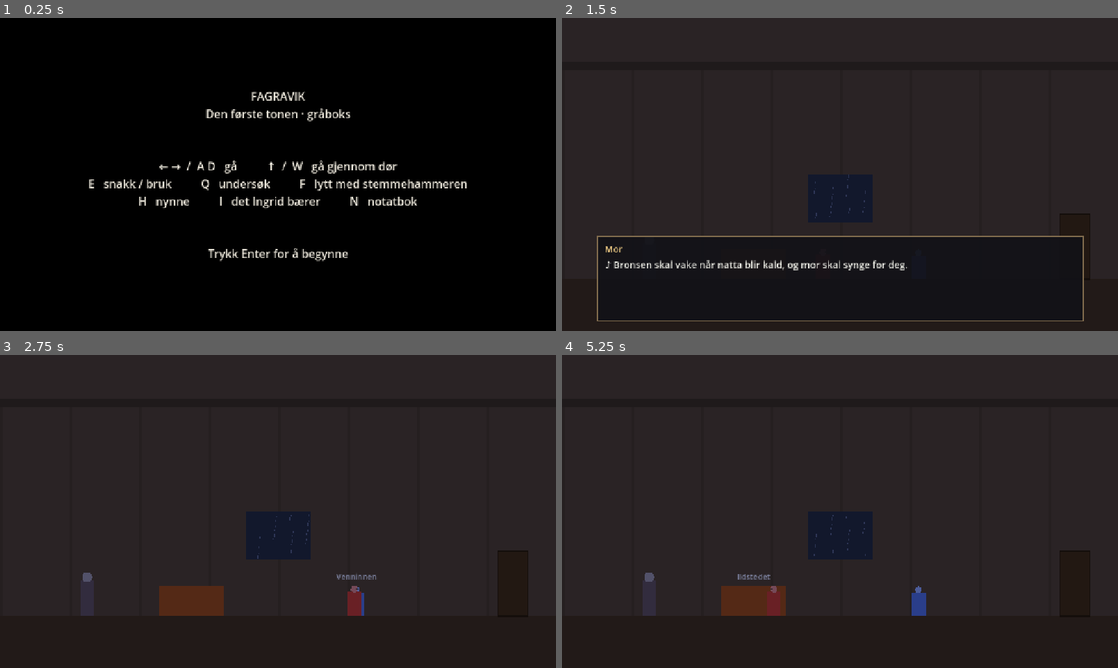
Above: before the commit, frames 1-4 (two rows, left to right).
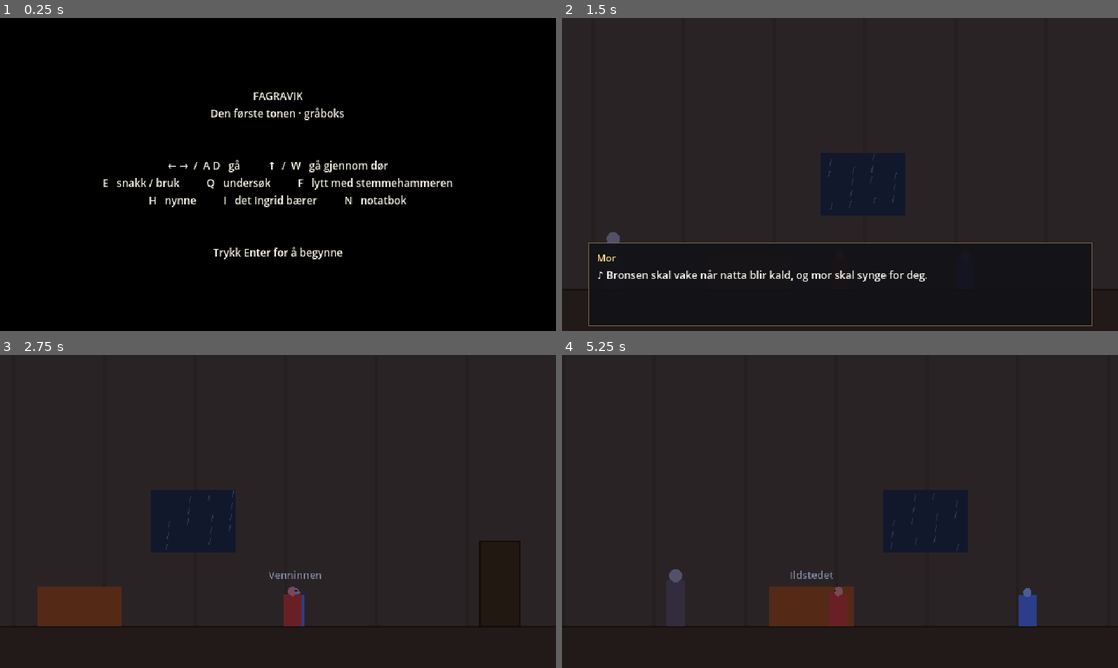
Above: after the commit, the same moments.

Repository: Laiksern/Fagravik
Game: Godot game, scene res://main.tscn
Same seed, same stepped clock (60 frames per second), same inputs: the game is played once before the commit and once after it.
Inputs:
- Up to frame 1 (0.25 s): no input
- Up to frame 2 (1.5 s): tap Enter at 0.5, 0.6 s; hold Right 0.53-1.28 s; tap Space at 0.77, 1.25 s; hold Down from 1.28 s (still down); tap Keypad Enter at 1.35 s
- Up to frame 3 (2.75 s): tap Space at 1.52 s; tap Enter at 2 s; release Down at 2.03 s; hold Right from 2.03 s (still down); tap E at 2.1 s
- Up to frame 4 (5.25 s): release Right at 2.78 s; hold Up 2.78-3.53 s; tap Q at 2.85 s; tap Space at 3.02, 3.77, 4.52, 5 s; hold Left 3.53-5.03 s; tap F at 3.6 s; tap H at 4.35 s; hold Down from 5.03 s (still down); tap I at 5.1 s

The runs differ from the first frame. In frame 1, 3.6% of the frame differs, in the area x 16-84%, y 23-78%; in frame 2, 2.9%; in frame 3, 4.2%; in frame 4, 4.3%, in the area x 14-95%, y 44-87%.

Commit message:
Bytt til intern oppløsning 640×360 med heltallsskalering
Laiksern valgte 640×360 i stilguiden. Kameraet zoomes slik at Ingrid
blir omtrent 64 piksler høy, og grensesnittet er skalert ned tilsvarende.

Co-Authored-By: Claude Opus 5.5 <noreply@anthropic.com>
Claude-Session: https://claude.ai/code/session_012j45kGe7QjEL6SYhMB67rp

Diff:
--- a/prototype/project.godot
+++ b/prototype/project.godot
@@ -22,12 +22,17 @@
 
 [display]
 
-window/size/viewport_width=1280
-window/size/viewport_height=720
-window/stretch/mode="canvas_items"
+window/size/viewport_width=640
+window/size/viewport_height=360
+window/size/window_width_override=1920
+window/size/window_height_override=1080
+window/stretch/mode="viewport"
 window/stretch/aspect="keep"
+window/stretch/scale_mode="integer"
 
 [rendering]
+
+textures/canvas_textures/default_texture_filter=0
 
 renderer/rendering_method="gl_compatibility"
 renderer/rendering_method.mobile="gl_compatibility"
--- a/prototype/scripts/main.gd
+++ b/prototype/scripts/main.gd
@@ -11,7 +11,13 @@
 
 const FLOOR_Y := 600.0
 const SPEED := 340.0
-const VIEW := Vector2(1280, 720)
+## Intern oppløsning fra stilguiden: 640×360, skalert med heltall (3× til 1080p).
+const VIEW := Vector2(640, 360)
+## Gråboksverdenen er tegnet i større enheter; zoomen gjør Ingrid omtrent 64 px høy.
+const ZOOM := 0.653
+const WORLD_VIEW := VIEW / ZOOM
+## Hvor gulvet ligger på skjermen (piksler fra toppen).
+const FLOOR_ON_SCREEN := 312.0
 const REACH := 24.0
 const HUM_RANGE := 460.0
 const NIGHT_BELL_DELAY := 7.0
@@ -91,6 +97,7 @@
 	font = ThemeDB.fallback_font
 	cam = Camera2D.new()
 	add_child(cam)
+	cam.zoom = Vector2(ZOOM, ZOOM)
 	cam.make_current()
 	tint = CanvasModulate.new()
 	add_child(tint)
@@ -105,58 +112,58 @@
 	var ui := CanvasLayer.new()
 	add_child(ui)
 
-	place_lbl = _label(26, Color(1, 1, 1, 0.9))
-	place_lbl.position = Vector2(32, 24)
+	place_lbl = _label(13, Color(1, 1, 1, 0.9))
+	place_lbl.position = Vector2(16, 10)
 	place_lbl.modulate.a = 0.0
 	ui.add_child(place_lbl)
 
-	held_lbl = _label(18, Color(1, 0.95, 0.8))
-	held_lbl.position = Vector2(860, 24)
-	held_lbl.size = Vector2(390, 30)
+	held_lbl = _label(10, Color(1, 0.95, 0.8))
+	held_lbl.position = Vector2(430, 10)
+	held_lbl.size = Vector2(195, 16)
 	held_lbl.horizontal_alignment = HORIZONTAL_ALIGNMENT_RIGHT
 	ui.add_child(held_lbl)
 
-	box = _panel(Vector2(80, 500), Vector2(1120, 196))
+	box = _panel(Vector2(30, 258), Vector2(580, 96))
 	ui.add_child(box)
 	var vb := VBoxContainer.new()
-	vb.add_theme_constant_override("separation", 6)
+	vb.add_theme_constant_override("separation", 3)
 	box.add_child(vb)
-	speaker_lbl = _label(20, Color(1, 0.85, 0.55))
+	speaker_lbl = _label(11, Color(1, 0.85, 0.55))
 	vb.add_child(speaker_lbl)
-	text_lbl = _label(22, Color(0.95, 0.95, 0.92))
+	text_lbl = _label(12, Color(0.95, 0.95, 0.92))
 	text_lbl.autowrap_mode = TextServer.AUTOWRAP_WORD_SMART
-	text_lbl.custom_minimum_size = Vector2(1080, 0)
+	text_lbl.custom_minimum_size = Vector2(556, 0)
 	vb.add_child(text_lbl)
 	choice_box = VBoxContainer.new()
 	vb.add_child(choice_box)
 	box.hide()
 
-	inv_panel = _panel(Vector2(340, 140), Vector2(600, 380))
+	inv_panel = _panel(Vector2(170, 70), Vector2(300, 190))
 	ui.add_child(inv_panel)
 	var ivb := VBoxContainer.new()
-	ivb.add_theme_constant_override("separation", 8)
+	ivb.add_theme_constant_override("separation", 4)
 	inv_panel.add_child(ivb)
-	ivb.add_child(_label(24, Color(1, 0.85, 0.55), "Det Ingrid bærer"))
+	ivb.add_child(_label(13, Color(1, 0.85, 0.55), "Det Ingrid bærer"))
 	inv_list = VBoxContainer.new()
 	ivb.add_child(inv_list)
-	inv_desc = _label(18, Color(0.85, 0.85, 0.8))
+	inv_desc = _label(10, Color(0.85, 0.85, 0.8))
 	inv_desc.autowrap_mode = TextServer.AUTOWRAP_WORD_SMART
-	inv_desc.custom_minimum_size = Vector2(560, 0)
+	inv_desc.custom_minimum_size = Vector2(276, 0)
 	ivb.add_child(inv_desc)
-	ivb.add_child(_label(15, Color(0.6, 0.6, 0.6), "Enter: ta i hånden   ·   Esc: lukk"))
+	ivb.add_child(_label(9, Color(0.6, 0.6, 0.6), "Enter: ta i hånden   ·   Esc: lukk"))
 	inv_panel.hide()
 
-	note_panel = _panel(Vector2(200, 60), Vector2(880, 600))
+	note_panel = _panel(Vector2(100, 30), Vector2(440, 300))
 	ui.add_child(note_panel)
 	var nvb := VBoxContainer.new()
 	note_panel.add_child(nvb)
-	nvb.add_child(_label(24, Color(1, 0.85, 0.55), "Notatbok"))
+	nvb.add_child(_label(13, Color(1, 0.85, 0.55), "Notatbok"))
 	note_edit = TextEdit.new()
-	note_edit.custom_minimum_size = Vector2(840, 500)
-	note_edit.add_theme_font_size_override("font_size", 20)
+	note_edit.custom_minimum_size = Vector2(416, 240)
+	note_edit.add_theme_font_size_override("font_size", 11)
 	note_edit.wrap_mode = TextEdit.LINE_WRAPPING_BOUNDARY
 	nvb.add_child(note_edit)
-	nvb.add_child(_label(15, Color(0.6, 0.6, 0.6), "Esc: lukk"))
+	nvb.add_child(_label(9, Color(0.6, 0.6, 0.6), "Esc: lukk"))
 	note_panel.hide()
 
 	fade = ColorRect.new()
@@ -165,7 +172,7 @@
 	fade.mouse_filter = Control.MOUSE_FILTER_IGNORE
 	ui.add_child(fade)
 
-	center_lbl = _label(26, Color(0.95, 0.93, 0.88))
+	center_lbl = _label(12, Color(0.95, 0.93, 0.88))
 	center_lbl.size = VIEW
 	center_lbl.horizontal_alignment = HORIZONTAL_ALIGNMENT_CENTER
 	center_lbl.vertical_alignment = VERTICAL_ALIGNMENT_CENTER
@@ -188,8 +195,8 @@
 	var sb := StyleBoxFlat.new()
 	sb.bg_color = Color(0.07, 0.07, 0.09, 0.92)
 	sb.border_color = Color(0.5, 0.42, 0.3)
-	sb.set_border_width_all(2)
-	sb.set_content_margin_all(18)
+	sb.set_border_width_all(1)
+	sb.set_content_margin_all(10)
 	p.add_theme_stylebox_override("panel", sb)
 	return p
 
@@ -380,12 +387,12 @@
 func _update_camera(delta: float) -> void:
 	var w: float = room.w
 	var cx: float
-	if w <= VIEW.x:
+	if w <= WORLD_VIEW.x:
 		cx = w / 2.0
 	else:
-		cx = clampf(player_x, VIEW.x / 2.0, w - VIEW.x / 2.0)
+		cx = clampf(player_x, WORLD_VIEW.x / 2.0, w - WORLD_VIEW.x / 2.0)
 	shake = maxf(shake - delta * 2.0, 0.0)
-	cam.position = Vector2(cx, VIEW.y / 2.0) + Vector2(randf_range(-1, 1), randf_range(-1, 1)) * shake * 10.0
+	cam.position = Vector2(cx, FLOOR_Y - (FLOOR_ON_SCREEN - VIEW.y / 2.0) / ZOOM) + Vector2(randf_range(-1, 1), randf_range(-1, 1)) * shake * 10.0
 
 
 # ================================================================ INNDATA
@@ -550,7 +557,7 @@
 	for i in State.inventory.size():
 		var it: Dictionary = items[State.inventory[i]]
 		var mark := "▸ " if i == inv_sel else "   "
-		inv_list.add_child(_label(22, Color(1, 1, 1) if i == inv_sel else Color(0.7, 0.7, 0.7), mark + it.name))
+		inv_list.add_child(_label(11, Color(1, 1, 1) if i == inv_sel else Color(0.7, 0.7, 0.7), mark + it.name))
 	inv_desc.text = items[State.inventory[inv_sel]].desc
 
 
@@ -701,7 +708,7 @@
 		c.queue_free()
 	for i in dlg_choices.size():
 		var sel := i == dlg_sel
-		choice_box.add_child(_label(22, Color(1, 0.9, 0.6) if sel else Color(0.7, 0.7, 0.7), ("▸ " if sel else "   ") + dlg_choices[i].t))
+		choice_box.add_child(_label(12, Color(1, 0.9, 0.6) if sel else Color(0.7, 0.7, 0.7), ("▸ " if sel else "   ") + dlg_choices[i].t))
 
 
 func _dialogue_key(k: int) -> void:
@@ -939,10 +946,11 @@
 			var y := wr.position.y + fmod(i * 53.0 + t * 400.0, wr.size.y - 14.0)
 			draw_line(Vector2(x, y), Vector2(x - 3, y + 12), c, 1.5)
 		return
-	var cx := cam.position.x - VIEW.x / 2.0
+	var cx := cam.position.x - WORLD_VIEW.x / 2.0
+	var cy := cam.position.y - WORLD_VIEW.y / 2.0
 	for i in 120:
-		var x := cx + fmod(i * 97.0 + t * 60.0, VIEW.x + 40.0) - 20.0
-		var y := fmod(i * 61.0 + t * 700.0, VIEW.y)
+		var x := cx + fmod(i * 97.0 + t * 60.0, WORLD_VIEW.x + 40.0) - 20.0
+		var y := cy + fmod(i * 61.0 + t * 700.0, WORLD_VIEW.y)
 		draw_line(Vector2(x, y), Vector2(x - 6, y + 22), c, 1.5)
 
 
Not shown, changed: docs/bilder/ankomst.png
Not shown, changed: docs/bilder/klokken.png
Not shown, changed: docs/bilder/natt.png
Not shown, changed: docs/bilder/prolog.png
Not shown, changed: docs/bilder/storbrua.png
Not shown, changed: docs/bilder/vertshuset.png
Not shown, changed: docs/prototypeplan.md
